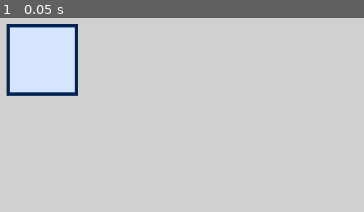
Above: before the commit, frame 1.
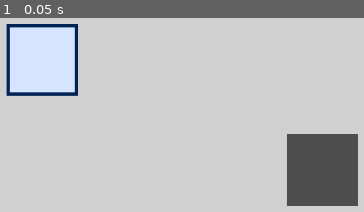
Above: after the commit, the same moment.

Repository: telmotrooper/vet-game
Game: Godot game, scene res://main.tscn
Two runs of this game, one before a commit and one after it. Both use one fixed random seed, a clock stepped at 60 frames per second and the inputs below.
Inputs:
- Up to frame 1 (0.05 s): no input

The runs differ from the first frame. In frame 1, 7.2% of the frame differs, in the area x 78-99%, y 59-97%.

Commit message:
added sprite for slot

Diff:
--- a/draggable_object.gd
+++ b/draggable_object.gd
@@ -8,7 +8,9 @@
 	return self
 
 func _can_drop_data(_at_position: Vector2, data: Variant) -> bool:
+	print("_can_drop_data")
 	return true
 
 func _drop_data(_at_position: Vector2, data: Variant) -> void:
+	print("_drop_data")
 	pass
--- a/level_1.tscn
+++ b/level_1.tscn
@@ -1,7 +1,8 @@
-[gd_scene load_steps=3 format=3 uid="uid://cqqouxh0tnhtp"]
+[gd_scene load_steps=4 format=3 uid="uid://cqqouxh0tnhtp"]
 
 [ext_resource type="Texture2D" uid="uid://bwvk2il82mqsk" path="res://square.svg" id="1_7qxg0"]
 [ext_resource type="Script" path="res://draggable_object.gd" id="2_jfxkb"]
+[ext_resource type="Texture2D" uid="uid://btvovgytwfq74" path="res://square_slot.svg" id="3_25sf6"]
 
 [node name="Level1" type="Node2D"]
 
@@ -23,3 +24,7 @@
 offset_bottom = 247.0
 texture = ExtResource("1_7qxg0")
 script = ExtResource("2_jfxkb")
+
+[node name="SquareSlot" type="Sprite2D" parent="."]
+position = Vector2(946, 557)
+texture = ExtResource("3_25sf6")
--- /dev/null
+++ b/square_slot.svg
@@ -0,0 +1,50 @@
+<?xml version="1.0" encoding="UTF-8" standalone="no"?>
+<!-- Created with Inkscape (http://www.inkscape.org/) -->
+
+<svg
+   width="45.207039mm"
+   height="45.207039mm"
+   viewBox="0 0 45.207039 45.207039"
+   version="1.1"
+   id="svg1"
+   inkscape:version="1.3.2 (091e20ef0f, 2023-11-25, custom)"
+   sodipodi:docname="square_slot.svg"
+   xmlns:inkscape="http://www.inkscape.org/namespaces/inkscape"
+   xmlns:sodipodi="http://sodipodi.sourceforge.net/DTD/sodipodi-0.dtd"
+   xmlns="http://www.w3.org/2000/svg"
+   xmlns:svg="http://www.w3.org/2000/svg">
+  <sodipodi:namedview
+     id="namedview1"
+     pagecolor="#ffffff"
+     bordercolor="#000000"
+     borderopacity="0.25"
+     inkscape:showpageshadow="2"
+     inkscape:pageopacity="0.0"
+     inkscape:pagecheckerboard="0"
+     inkscape:deskcolor="#d1d1d1"
+     inkscape:document-units="mm"
+     inkscape:zoom="2.9398148"
+     inkscape:cx="38.437796"
+     inkscape:cy="126.53858"
+     inkscape:window-width="2192"
+     inkscape:window-height="1173"
+     inkscape:window-x="1920"
+     inkscape:window-y="0"
+     inkscape:window-maximized="1"
+     inkscape:current-layer="layer1" />
+  <defs
+     id="defs1" />
+  <g
+     inkscape:label="Layer 1"
+     inkscape:groupmode="layer"
+     id="layer1"
+     transform="translate(-56.768925,-71.583626)">
+    <rect
+       style="fill:#4d4d4d;stroke:#4d4d4d;stroke-width:2;stroke-dasharray:none"
+       id="rect1"
+       width="43.207039"
+       height="43.207039"
+       x="57.768925"
+       y="72.583626" />
+  </g>
+</svg>
Not shown, added: square_slot.svg.import
